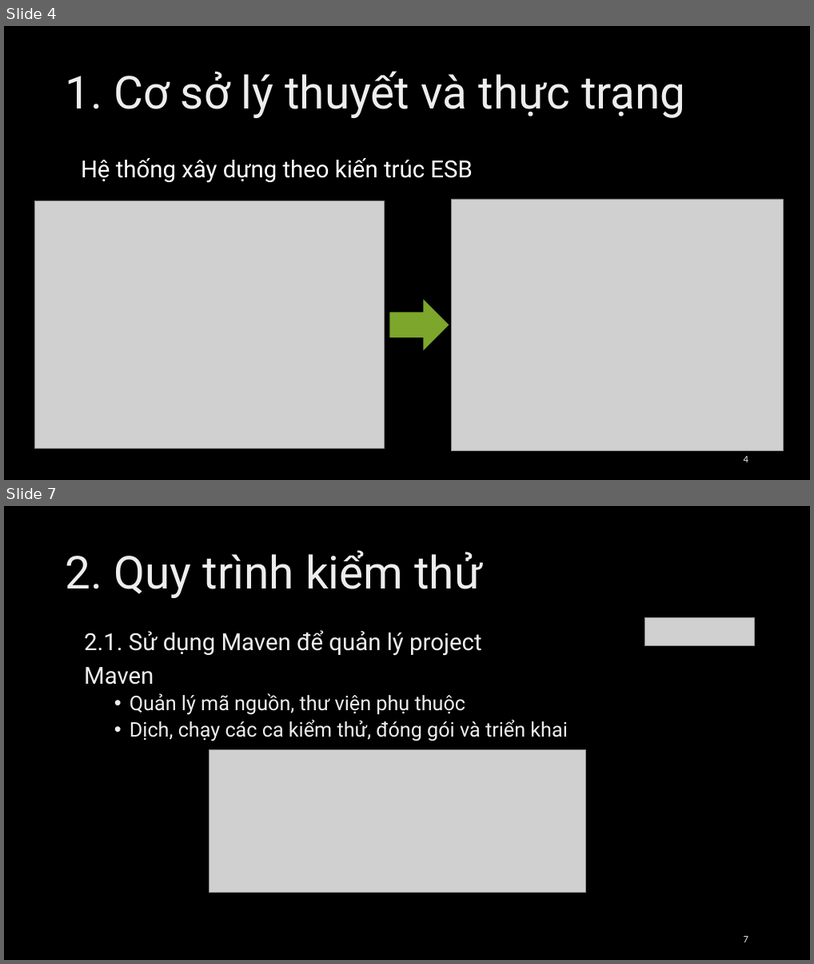
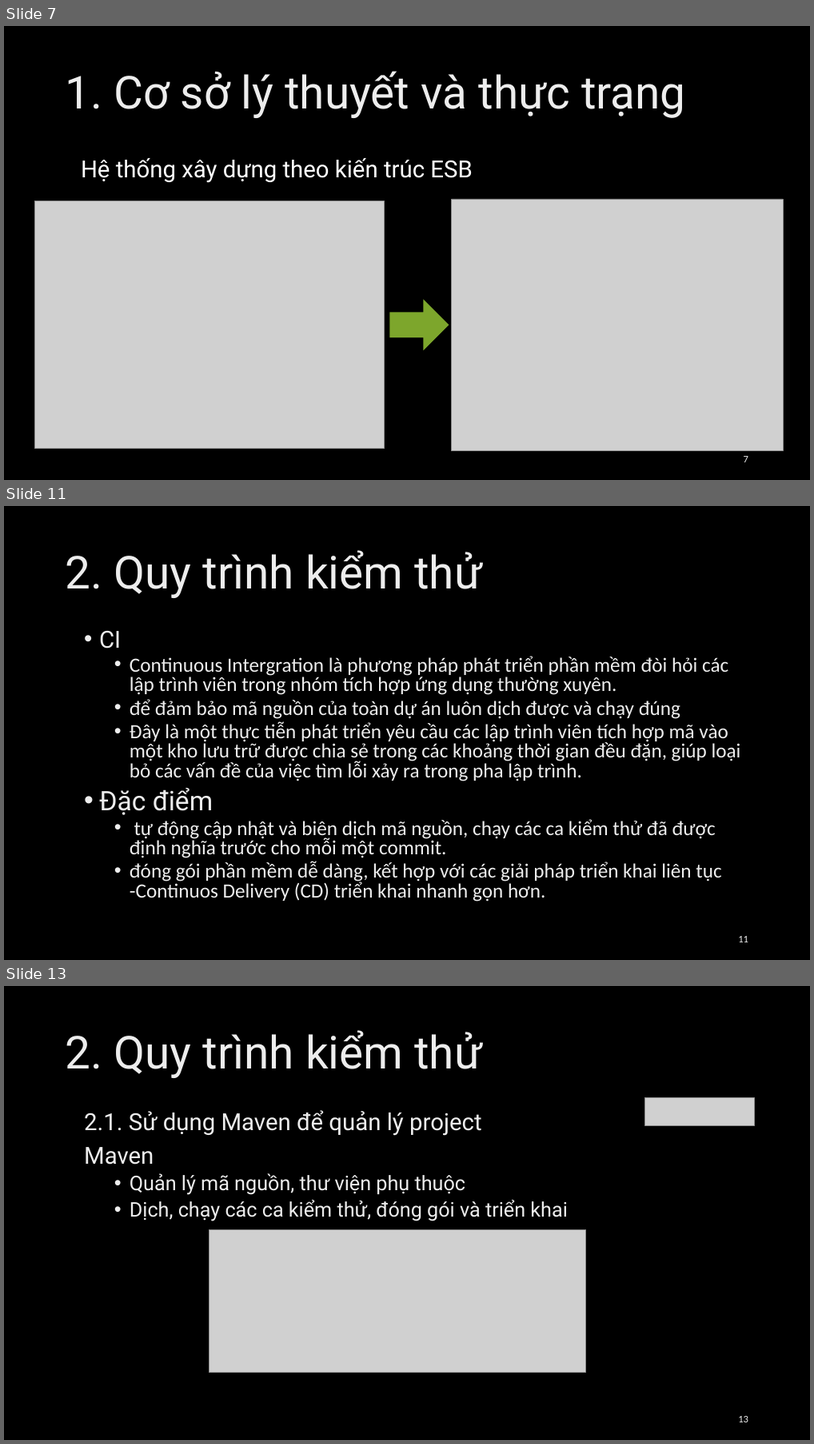
Before and after one commit to Loandt1/FuncTestGenerator, a slide deck: docs/Loandt_Presentation.pptx. Shown one above the other, each under a label of ours: slides 4 and 7 before the commit, slides 7, 11 and 13 after it; the slides between them are not shown. The pictures are 814x964 and 814x1444 pixels, drawn with LibreOffice and Linux fonts; fonts in the diff are those of the drawing; grey boxes stand for pictures; background and template pictures are left out. Boxes give left, top, right and bottom in pixels: in the first picture for what was removed or moved away, otherwise in the second. Text is boxed around its words. In the diff, an @@ line names an element or a change of style, - is before the commit and + after.

```diff
--- a/docs/Loandt_Presentation.pptx
+++ b/docs/Loandt_Presentation.pptx
@@ slide 11 added at box(4, 506, 810, 960), background picture (left out) @@
@@ title added at box(66, 550, 482, 598), 54 pt, text gradient #BFBFBF to #EDEDED to #FFFFFF @@
+2. Quy trình kiểm thử
@@ text added at box(99, 631, 742, 901), 24 pt, text gradient #BFBFBF to #EDEDED to #FFFFFF @@
+• CI
+  • Continuous Intergration là phương pháp phát triển phần mềm đòi hỏi các lập trình viên trong nhóm tích hợp ứng dụng thường xuyên.
+  • để đảm bảo mã nguồn của toàn dự án luôn dịch được và chạy đúng
+  • Đây là một thực tiễn phát triển yêu cầu các lập trình viên tích hợp mã vào một kho lưu trữ được chia sẻ trong các khoảng thời gian đều đặn, giúp loại bỏ các vấn đề của việc tìm lỗi xảy ra trong pha lập trình.
+• Đặc điểm
+  • tự động cập nhật và biên dịch mã nguồn, chạy các ca kiểm thử đã được định nghĩa trước cho mỗi một commit.
+  • đóng gói phần mềm dễ dàng, kết hợp với các giải pháp triển khai liên tục -Continuos Delivery (CD) triển khai nhanh gọn hơn.
@@ page number added at box(738, 936, 749, 942), 12 pt, text gradient #9E9E9E to #EDEDED to #FFFFFF @@
+11
@@ what was slide 4 is now slide 7 @@
@@ page number at box(744, 456, 749, 462): text changed @@
-4
+7
@@ what was slide 7 is now slide 13 @@
@@ page number at box(738, 1416, 749, 1422): text changed @@
-7
+13
```
Also in this commit, not shown: 6 slides changed, 12 other slides added, 1 other file.
